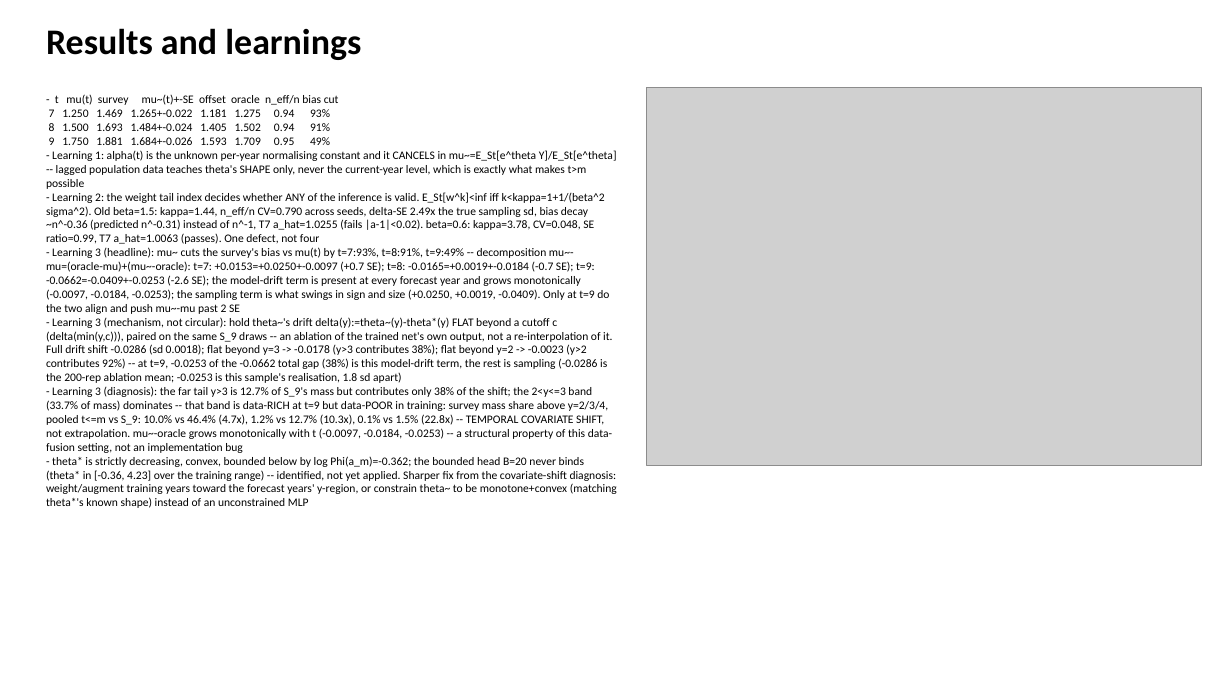
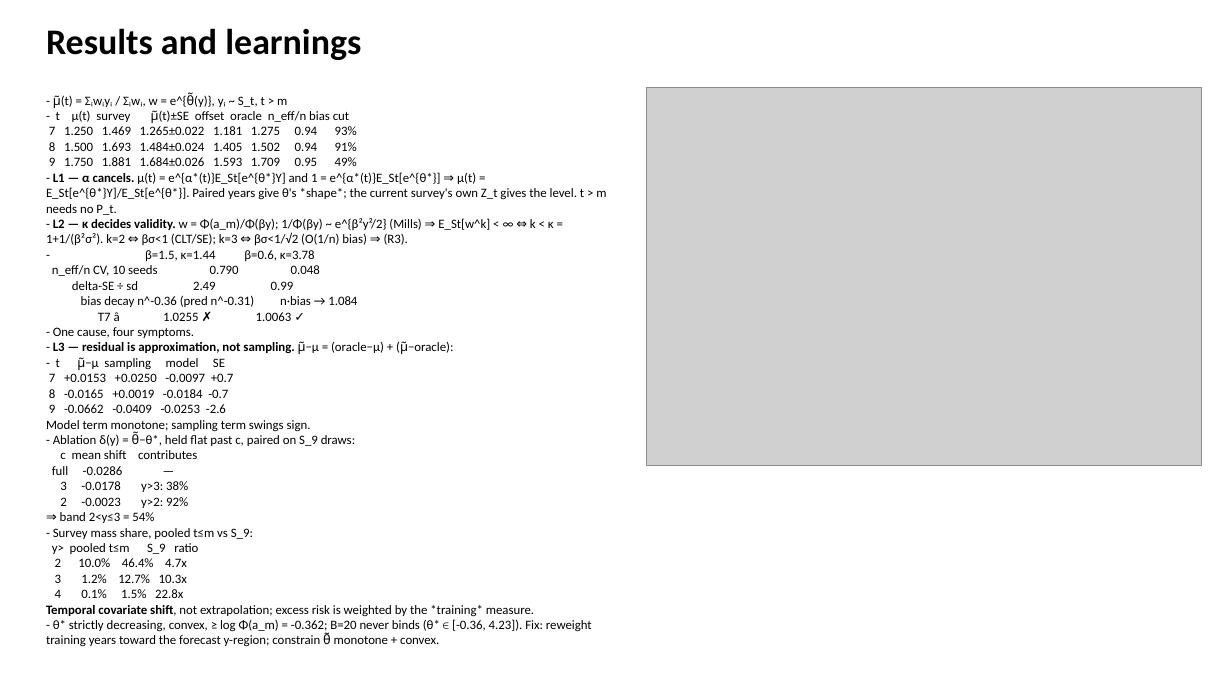
Before and after one commit to vrtja9/PtSt, a slide deck: slide 3 of slides/deck.pptx. Drawn at 1232x693 pixels with LibreOffice and Linux fonts; fonts in the diff are those of the drawing; grey boxes stand for pictures. Boxes give left, top, right and bottom in pixels: in the first picture for what was removed or moved away, otherwise in the second. Text is boxed around its words. In the diff, an @@ line names an element or a change of style, - is before the commit and + after.

```diff
--- a/slides/deck.pptx
+++ b/slides/deck.pptx
@@ text at box(46, 92, 606, 647): text changed; size 9 to 10 pt @@
-- t mu(t) survey mu~(t)+-SE offset oracle n_eff/n bias cut
-7 1.250 1.469 1.265+-0.022 1.181 1.275 0.94 93%
-8 1.500 1.693 1.484+-0.024 1.405 1.502 0.94 91%
-9 1.750 1.881 1.684+-0.026 1.593 1.709 0.95 49%
-- Learning 1: alpha(t) is the unknown per-year normalising constant and it CANCELS in mu~=E_St[e^theta Y]/E_St[e^theta] -- lagged population data teaches theta's SHAPE only, never the current-year level, which is exactly what makes t>m possible
-- Learning 2: the weight tail index decides whether ANY of the inference is valid. E_St[w^k]<inf iff k<kappa=1+1/(beta^2 sigma^2). Old beta=1.5: kappa=1.44, n_eff/n CV=0.790 across seeds, delta-SE 2.49x the true sampling sd, bias decay ~n^-0.36 (predicted n^-0.31) instead of n^-1, T7 a_hat=1.0255 (fails |a-1|<0.02). beta=0.6: kappa=3.78, CV=0.048, SE ratio=0.99, T7 a_hat=1.0063 (passes). One defect, not four
-- Learning 3 (headline): mu~ cuts the survey's bias vs mu(t) by t=7:93%, t=8:91%, t=9:49% -- decomposition mu~-mu=(oracle-mu)+(mu~-oracle): t=7: +0.0153=+0.0250+-0.0097 (+0.7 SE); t=8: -0.0165=+0.0019+-0.0184 (-0.7 SE); t=9: -0.0662=-0.0409+-0.0253 (-2.6 SE); the model-drift term is present at every forecast year and grows monotonically (-0.0097, -0.0184, -0.0253); the sampling term is what swings in sign and size (+0.0250, +0.0019, -0.0409). Only at t=9 do the two align and push mu~-mu past 2 SE
-- Learning 3 (mechanism, not circular): hold theta~'s drift delta(y):=theta~(y)-theta*(y) FLAT beyond a cutoff c (delta(min(y,c))), paired on the same S_9 draws -- an ablation of the trained net's own output, not a re-interpolation of it. Full drift shift -0.0286 (sd 0.0018); flat beyond y=3 -> -0.0178 (y>3 contributes 38%); flat beyond y=2 -> -0.0023 (y>2 contributes 92%) -- at t=9, -0.0253 of the -0.0662 total gap (38%) is this model-drift term, the rest is sampling (-0.0286 is the 200-rep ablation mean; -0.0253 is this sample's realisation, 1.8 sd apart)
-- Learning 3 (diagnosis): the far tail y>3 is 12.7% of S_9's mass but contributes only 38% of the shift; the 2<y<=3 band (33.7% of mass) dominates -- that band is data-RICH at t=9 but data-POOR in training: survey mass share above y=2/3/4, pooled t<=m vs S_9: 10.0% vs 46.4% (4.7x), 1.2% vs 12.7% (10.3x), 0.1% vs 1.5% (22.8x) -- TEMPORAL COVARIATE SHIFT, not extrapolation. mu~-oracle grows monotonically with t (-0.0097, -0.0184, -0.0253) -- a structural property of this data-fusion setting, not an implementation bug
-- theta* is strictly decreasing, convex, bounded below by log Phi(a_m)=-0.362; the bounded head B=20 never binds (theta* in [-0.36, 4.23] over the training range) -- identified, not yet applied. Sharper fix from the covariate-shift diagnosis: weight/augment training years toward the forecast years' y-region, or constrain theta~ to be monotone+convex (matching theta*'s known shape) instead of an unconstrained MLP
+- μ̃(t) = Σᵢwᵢyᵢ / Σᵢwᵢ, w = e^{θ̃(y)}, yᵢ ~ S_t, t > m
+- t μ(t) survey μ̃(t)±SE offset oracle n_eff/n bias cut
+7 1.250 1.469 1.265±0.022 1.181 1.275 0.94 93%
+8 1.500 1.693 1.484±0.024 1.405 1.502 0.94 91%
+9 1.750 1.881 1.684±0.026 1.593 1.709 0.95 49%
+- L1 — α cancels. μ(t) = e^{α*(t)}E_St[e^{θ*}Y] and 1 = e^{α*(t)}E_St[e^{θ*}] ⇒ μ(t) = E_St[e^{θ*}Y]/E_St[e^{θ*}]. Paired years give θ's *shape*; the current survey's own Z_t gives the level. t > m needs no P_t.
+- L2 — κ decides validity. w = Φ(a_m)/Φ(βy); 1/Φ(βy) ~ e^{β²y²/2} (Mills) ⇒ E_St[w^k] < ∞ ⇔ k < κ = 1+1/(β²σ²). k=2 ⇔ βσ<1 (CLT/SE); k=3 ⇔ βσ<1/√2 (O(1/n) bias) ⇒ (R3).
+- β=1.5, κ=1.44 β=0.6, κ=3.78
+n_eff/n CV, 10 seeds 0.790 0.048
+delta-SE ÷ sd 2.49 0.99
+bias decay n^-0.36 (pred n^-0.31) n·bias → 1.084
+T7 â 1.0255 ✗ 1.0063 ✓
+- One cause, four symptoms.
+- L3 — residual is approximation, not sampling. μ̃−μ = (oracle−μ) + (μ̃−oracle):
+- t μ̃−μ sampling model SE
+7 +0.0153 +0.0250 -0.0097 +0.7
+8 -0.0165 +0.0019 -0.0184 -0.7
+9 -0.0662 -0.0409 -0.0253 -2.6
+Model term monotone; sampling term swings sign.
+- Ablation δ(y) = θ̃−θ*, held flat past c, paired on S_9 draws:
+c mean shift contributes
+full -0.0286 —
+3 -0.0178 y>3: 38%
+2 -0.0023 y>2: 92%
+⇒ band 2<y≤3 = 54%
+- Survey mass share, pooled t≤m vs S_9:
+y> pooled t≤m S_9 ratio
+2 10.0% 46.4% 4.7x
+3 1.2% 12.7% 10.3x
+4 0.1% 1.5% 22.8x
+Temporal covariate shift, not extrapolation; excess risk is weighted by the *training* measure.
+- θ* strictly decreasing, convex, ≥ log Φ(a_m) = -0.362; B=20 never binds (θ* ∈ [-0.36, 4.23]). Fix: reweight training years toward the forecast y-region; constrain θ̃ monotone + convex.
```
Also in this commit, not shown: 1 other slide changed, 5 other files.
